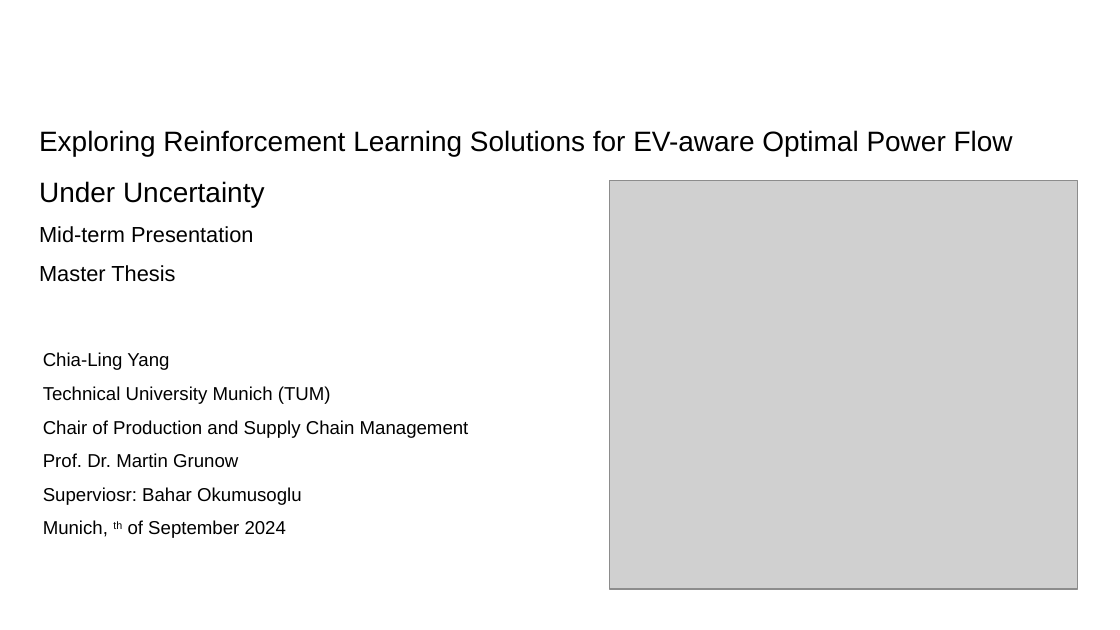
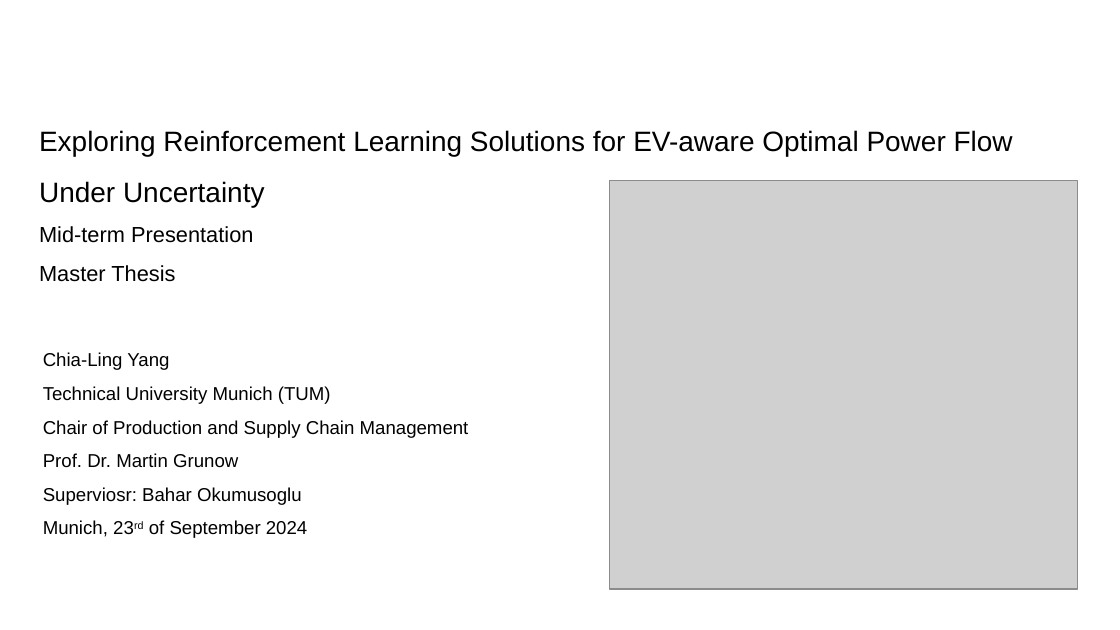
Before and after one commit to chialingyang7718/RL_OPF_EVaware, a slide deck: slide 1 of Mid-term Presentation.pptx. Drawn at 1120x630 pixels with LibreOffice and Linux fonts; fonts in the diff are those of the drawing; grey boxes stand for pictures; background and template pictures are left out. Boxes give left, top, right and bottom in pixels: in the first picture for what was removed or moved away, otherwise in the second. Text is boxed around its words. In the diff, an @@ line names an element or a change of style, - is before the commit and + after.

Commit message:
updated mid-term presentation

```diff
--- a/Mid-term Presentation.pptx
+++ b/Mid-term Presentation.pptx
@@ text at <box>43,520,307,538</box>: text changed @@
-Munich, th of September 2024
+Munich, 23rd of September 2024
```
Also in this commit, not shown: 8 other slides changed.
